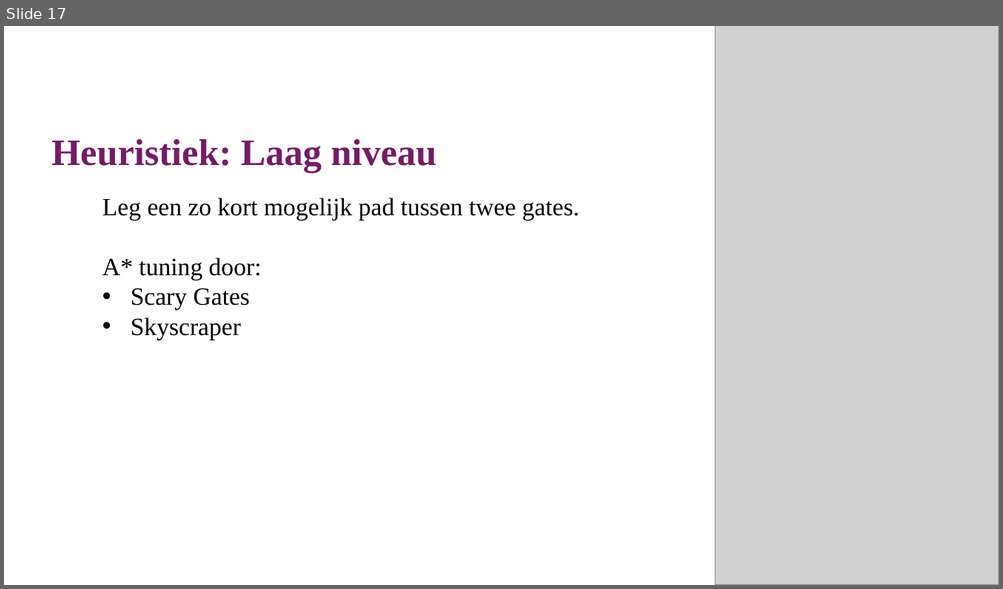
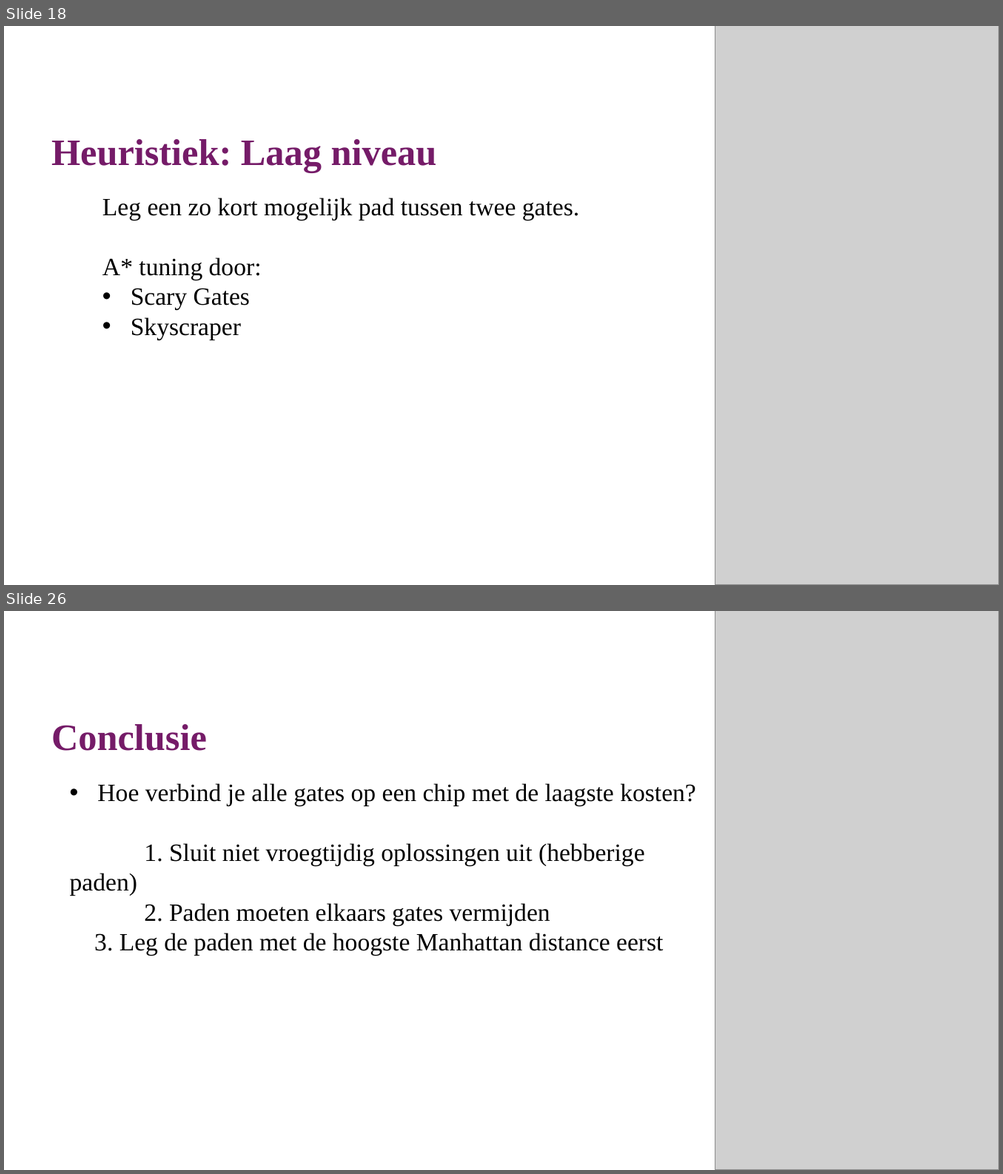
Before and after one commit to lisaeindhoven/chips-and-circuits, a slide deck: docs/Schutte_Eindhoven_vdLaan_C&C.pptx. Shown one above the other, each under a label of ours: slide 17 before the commit, slides 18 and 26 after it; the slides between them are not shown. The pictures are 1003x589 and 1003x1174 pixels, drawn with LibreOffice and Linux fonts; fonts in the diff are those of the drawing; grey boxes stand for pictures; background and template pictures are left out. Boxes give left, top, right and bottom in pixels: in the first picture for what was removed or moved away, otherwise in the second. Text is boxed around its words. In the diff, an @@ line names an element or a change of style, - is before the commit and + after.

```diff
--- a/docs/Schutte_Eindhoven_vdLaan_C&C.pptx
+++ b/docs/Schutte_Eindhoven_vdLaan_C&C.pptx
@@ slide 26 added at (x1=4, y1=611, x2=999, y2=1170), background #FFFFFF @@
@@ picture added at (x1=715, y1=611, x2=999, y2=1170) @@
@@ title added at (x1=51, y1=724, x2=207, y2=751), 36 pt, text #751B68, bold @@
+Conclusie
@@ text added at (x1=70, y1=783, x2=696, y2=956), 24 pt, text #000000 @@
+    • Hoe verbind je alle gates op een chip met de laagste kosten?
+    1. Sluit niet vroegtijdig oplossingen uit (hebberige paden)
+    2. Paden moeten elkaars gates vermijden
+    3. Leg de paden met de hoogste Manhattan distance eerst
@@ what was slide 17 is now slide 18 @@
```
Also in this commit, not shown: 11 slides changed, 2 other slides added.
